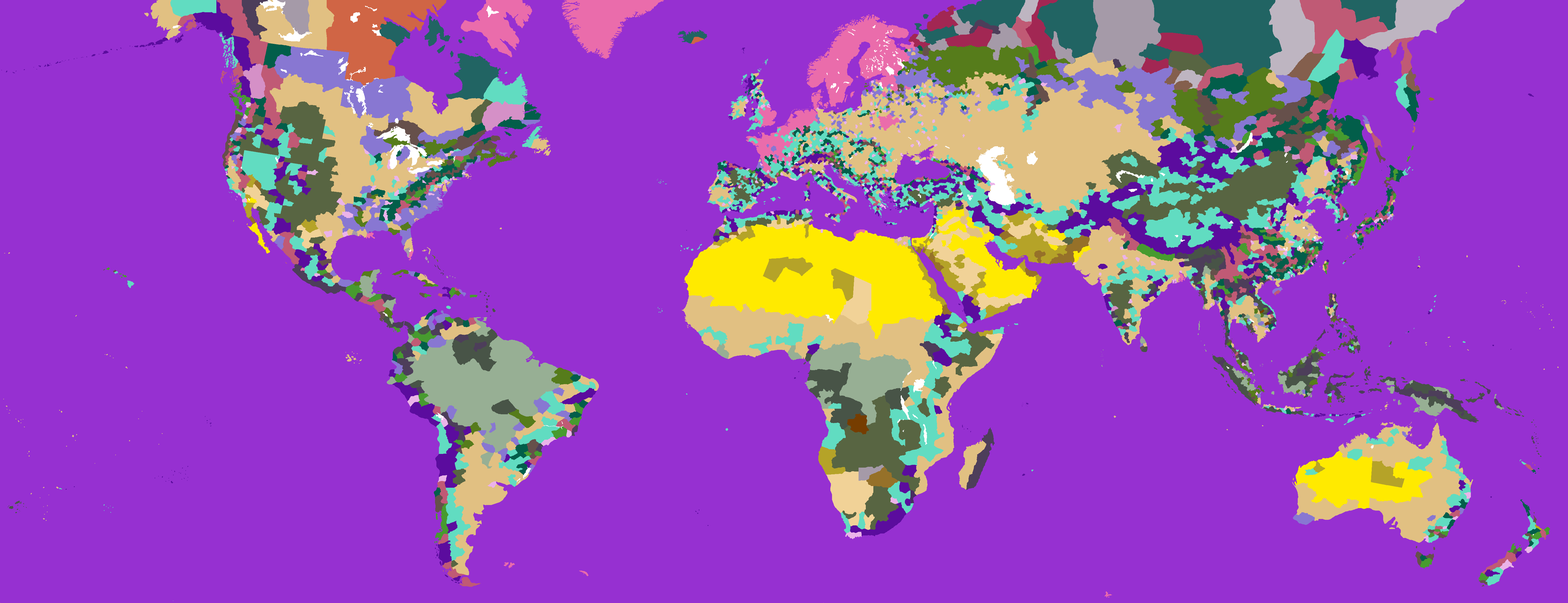
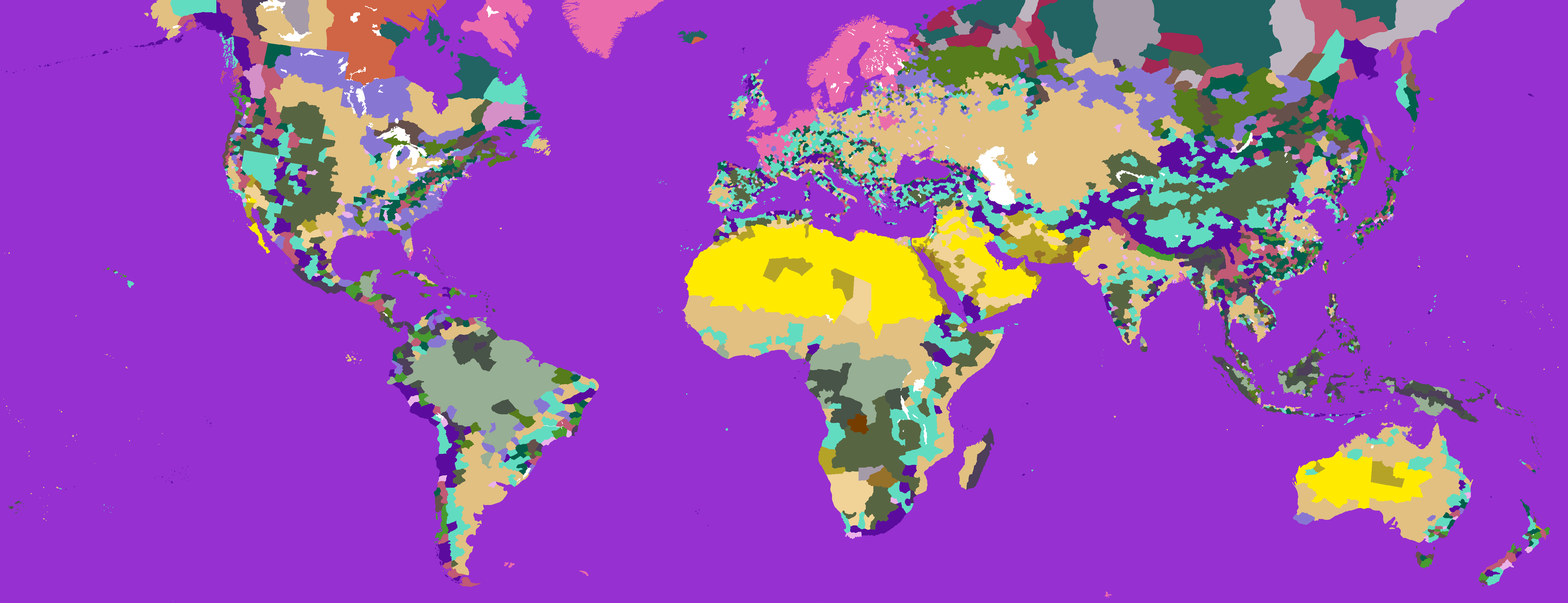
Layered file, before and after one edit (1568×603). Changes by layer:
painted on "terrain — flat colormap kopia.bmp" over [746, 103, 771, 133]
